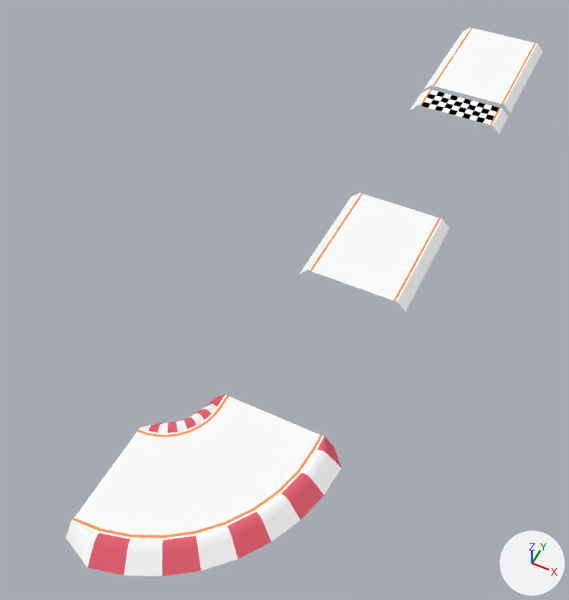
The Blender file Blender/racetrack/racetrack.blend: old version first, new version second.
One viewpoint serves both versions: a 50 mm camera at (37.1, -76.9, 119.4) aimed at (-17.3, 31.9, -16.5). The axes (+X, +Y, +Z) are drawn at lower right. The lights are the same throughout.

In view in the first picture: 'Curve', 'CurveSmallRim', 'StartFinishLine', 'Straight', 'Track'.
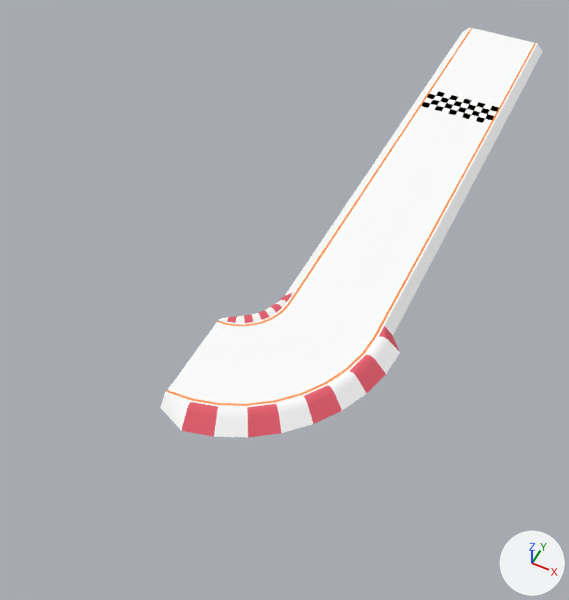
Where the newer file only moved an object's origin or applied its transform, the numbers keep the older frame.

Changed parts and their boxes [x1, y1, x2, y2] in the pictures (569 x 600 px):
'Curve', reshaped, moved (13% narrower, 20% shorter)
    before: [66, 395, 341, 576]
    after: [160, 293, 400, 438]
'Straight', mesh rescaled (42% wider, 92% taller)
    before: [299, 193, 449, 312]
    after: [285, 105, 499, 335]
'Track', reshaped
    before: [424, 27, 543, 113]
    after: [421, 27, 543, 116]
'CurveSmallRim', deleted
    before: [141, 395, 225, 433]
    faces in mat_curve (red #e76574): [149, 395, 225, 433]
    faces in mat_road (white #ffffff): [141, 404, 217, 433]
part 2 of me_plane, added
    after: [220, 293, 293, 323]

The edits, one by one:
me_plane_004 is used by ob_track; location (0.0, 125.0, -0.5); rotation (0.0, 0.0, 3.142), in degrees (0, 0, 180); scale (9.99, 9.99, 9.99).
me_plane_004 had 16 vertices, 7 faces and spanned x -1.2..1.2, y -1.39..1.98, z -0.15..0.05.
me_plane_004 now has 73 vertices, 7 faces, 23 loose edges and spans x -1.2..6.69, y -1.39..13.88, z -0.15..0.06.
me_plane_004 part 1: 8 vertices moved from x -1.2..1.2, y 1.98, z -0.15..0.05 to x -1.2..1.2, y 2.17, z -0.15..0.05.
me_plane_002 has 16 vertices, 7 faces and spans x -1.2..1.2, y -1.39..1.39, z -0.15..0.05.
me_plane_002 is used by ob_straight; location (0.0, 42.2, -0.5); rotation (0.0, 0.0, 3.142), in degrees (0, 0, 180); scale (9.99, 9.99, 9.99).
me_plane_002 part 3: the whole mesh is scaled about its middle by (1, 2.65, 1), then moved by (0.0, -1.59, 0.0).
me_plane is used by ob_curve; location (-20.0, -7.0, 0.0); rotation (0.0, 0.0, 3.142), in degrees (0, 0, 180); scale (9.99, 9.99, 9.99).
me_plane had 333 vertices, 300 faces and spanned x -3.48..0.0, y 0.0..3.75, z -0.2..0.04.
me_plane now has 413 vertices, 370 faces and spans x -3.48..0.0, y 0.0..3.75, z -0.2..0.04.
me_plane part 2: 80 vertices added at x -1.0..0.0, y 0.0..1.3, z -0.2..0.04.
Object 'CurveSmallRim' (ob_curvesmallrim) is deleted.
Object 'Curve' (ob_curve) moves from (-20.0, -7.0, 0.0) to (-20.0, 21.3, 0.0).
